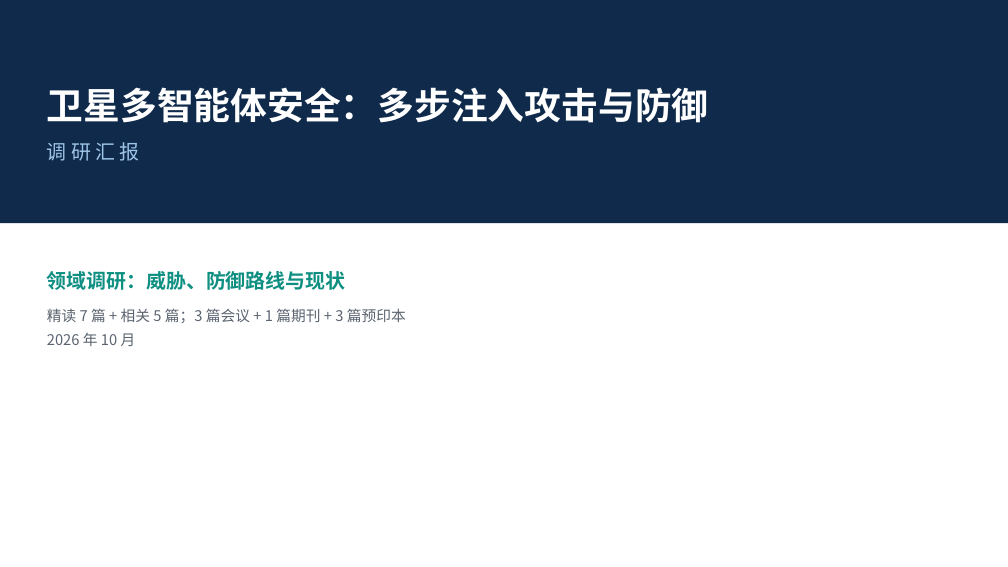
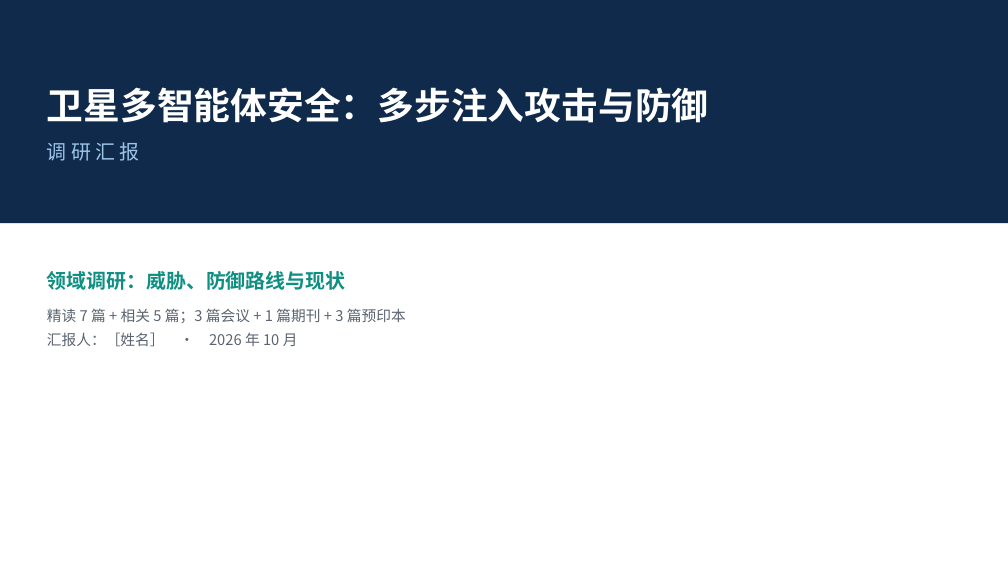
Before and after one commit to yiiiiiii1/multi-agent-remote-sensing, a slide deck: slide 1 of 阶段2-卫星多智能体防御/presentations/新方向调研汇报.pptx. Drawn at 1008x567 pixels with LibreOffice and Linux fonts; fonts in the diff are those of the drawing. Boxes give left, top, right and bottom in pixels: in the first picture for what was removed or moved away, otherwise in the second. Text is boxed around its words. In the diff, an @@ line names an element or a change of style, - is before the commit and + after.

Commit message:
采纳审核意见：P3 加默认场景声明、P9 补 Observer 数据、P13 去重复横幅、P11/P14 精简、P17 算力改强调框、代码块换正文字体、P1 加姓名位；新增 P18 四条核心发现（共19页）

```diff
--- a/阶段2-卫星多智能体防御/presentations/新方向调研汇报.pptx
+++ b/阶段2-卫星多智能体防御/presentations/新方向调研汇报.pptx
@@ text at [47,332,298,347]: text changed @@
-2026 年 10 月
+汇报人：［姓名］ · 2026 年 10 月
```
Also in this commit, not shown: 17 other slides changed, 1 slide added, 4 other files.
